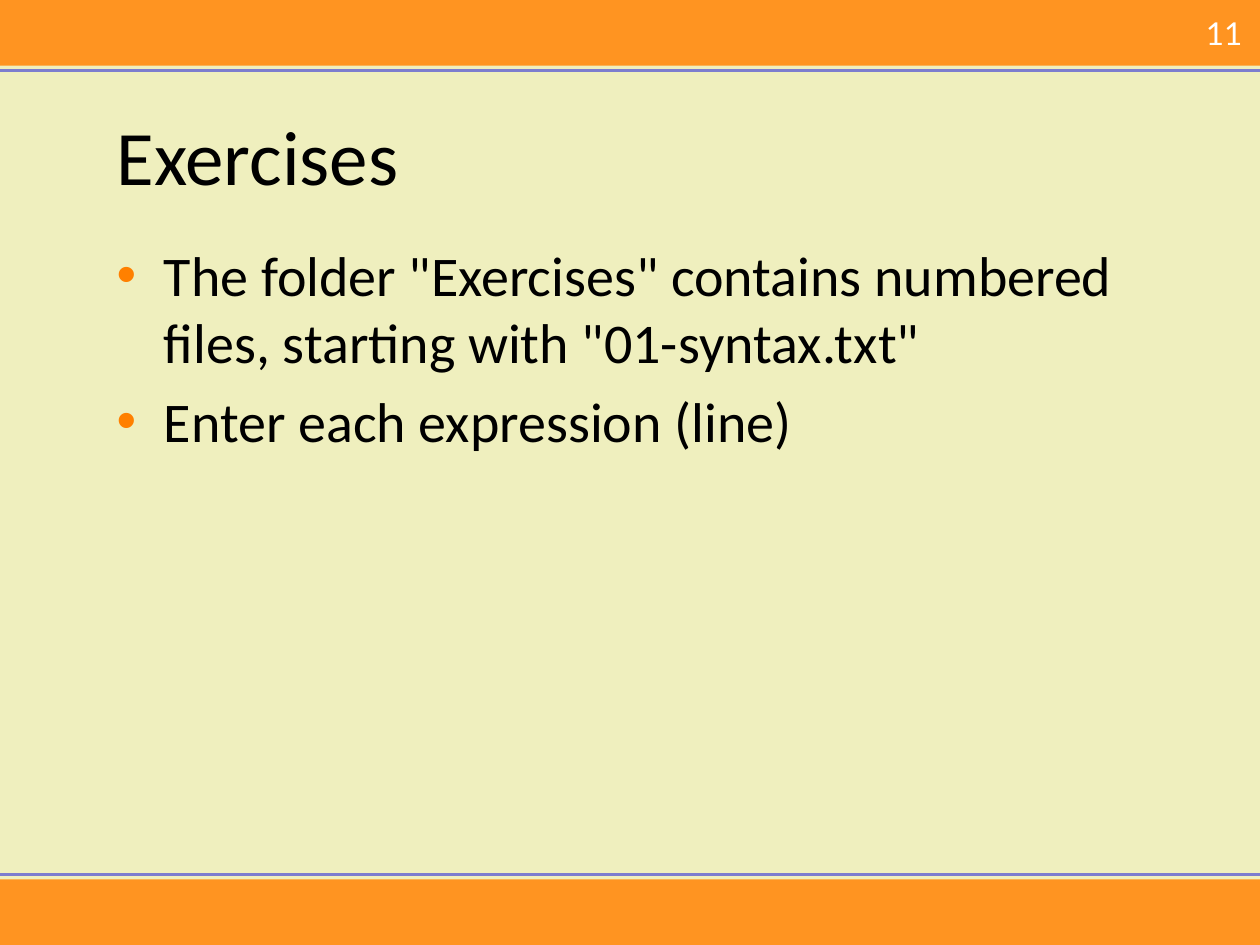
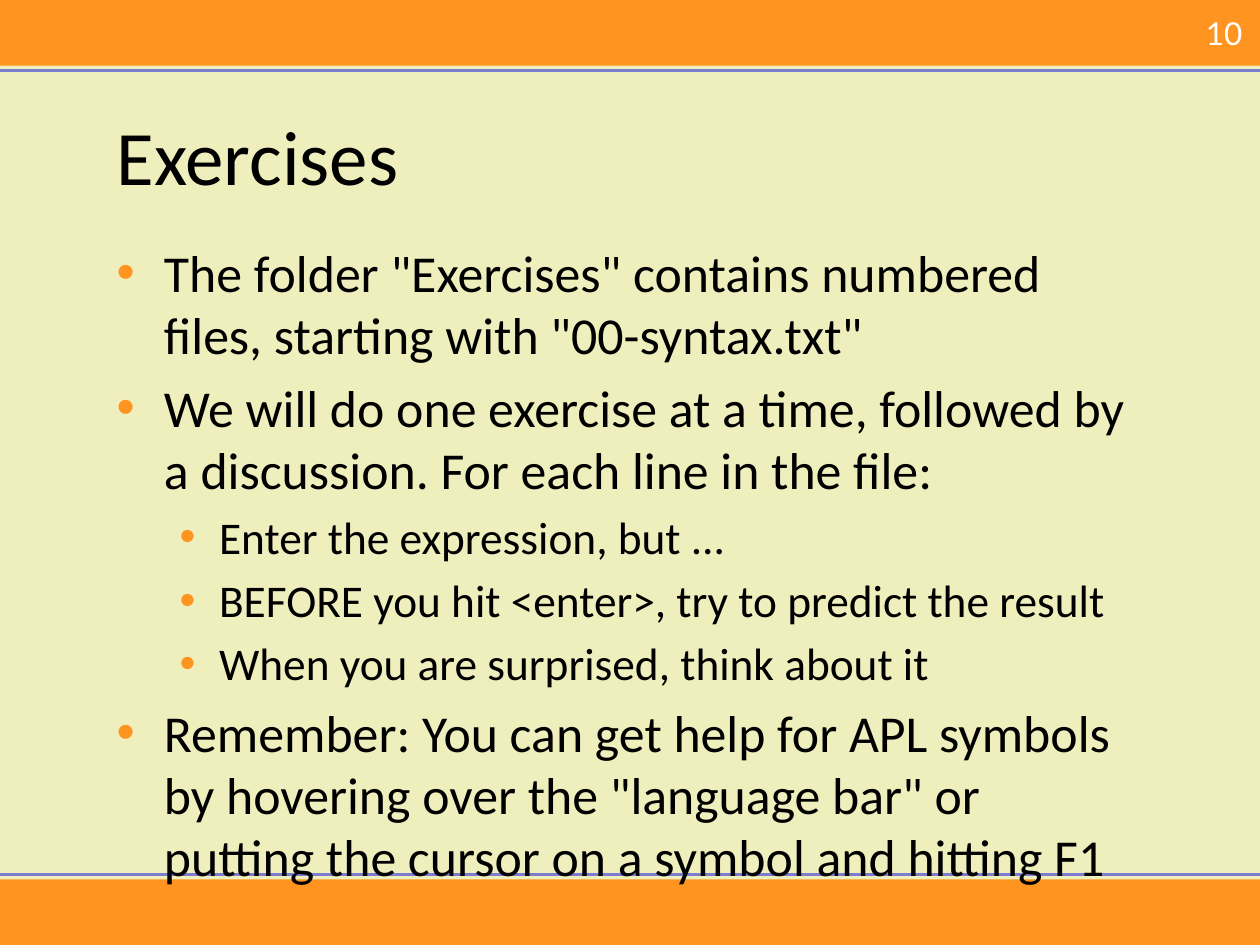
Before and after one commit to mkromberg/ECUST2018, a slide deck: slide 10 of Intro.pptx (slide 11 before the commit). Drawn at 1260x945 pixels with LibreOffice and Linux fonts; fonts in the diff are those of the drawing; background and template pictures are left out. Boxes give left, top, right and bottom in pixels: in the first picture for what was removed or moved away, otherwise in the second. Text is boxed around its words. In the diff, an @@ line names an element or a change of style, - is before the commit and + after.

```diff
--- a/Intro.pptx
+++ b/Intro.pptx
@@ page number at (1206,22,1243,46): text changed @@
-11
+10
@@ text at (164,256,1124,888): text changed; size 32 to 29.6 pt @@
-• The folder "Exercises" contains numbered files, starting with "01-syntax.txt"
-• Enter each expression (line)
+• The folder "Exercises" contains numbered files, starting with "00-syntax.txt"
+• We will do one exercise at a time, followed by a discussion. For each line in the file:
+  • Enter the expression, but ...
+  • BEFORE you hit <enter>, try to predict the result
+  • When you are surprised, think about it
+• Remember: You can get help for APL symbols by hovering over the "language bar" or putting the cursor on a symbol and hitting F1
```
Also in this commit, not shown: 6 other slides changed, 5 slides added, 7 slides removed, 1 other file.
